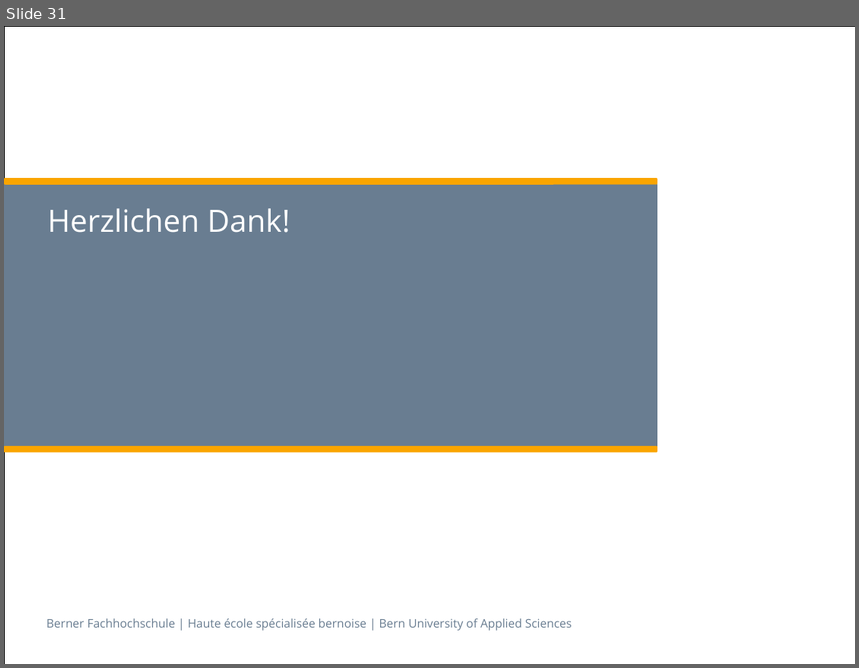
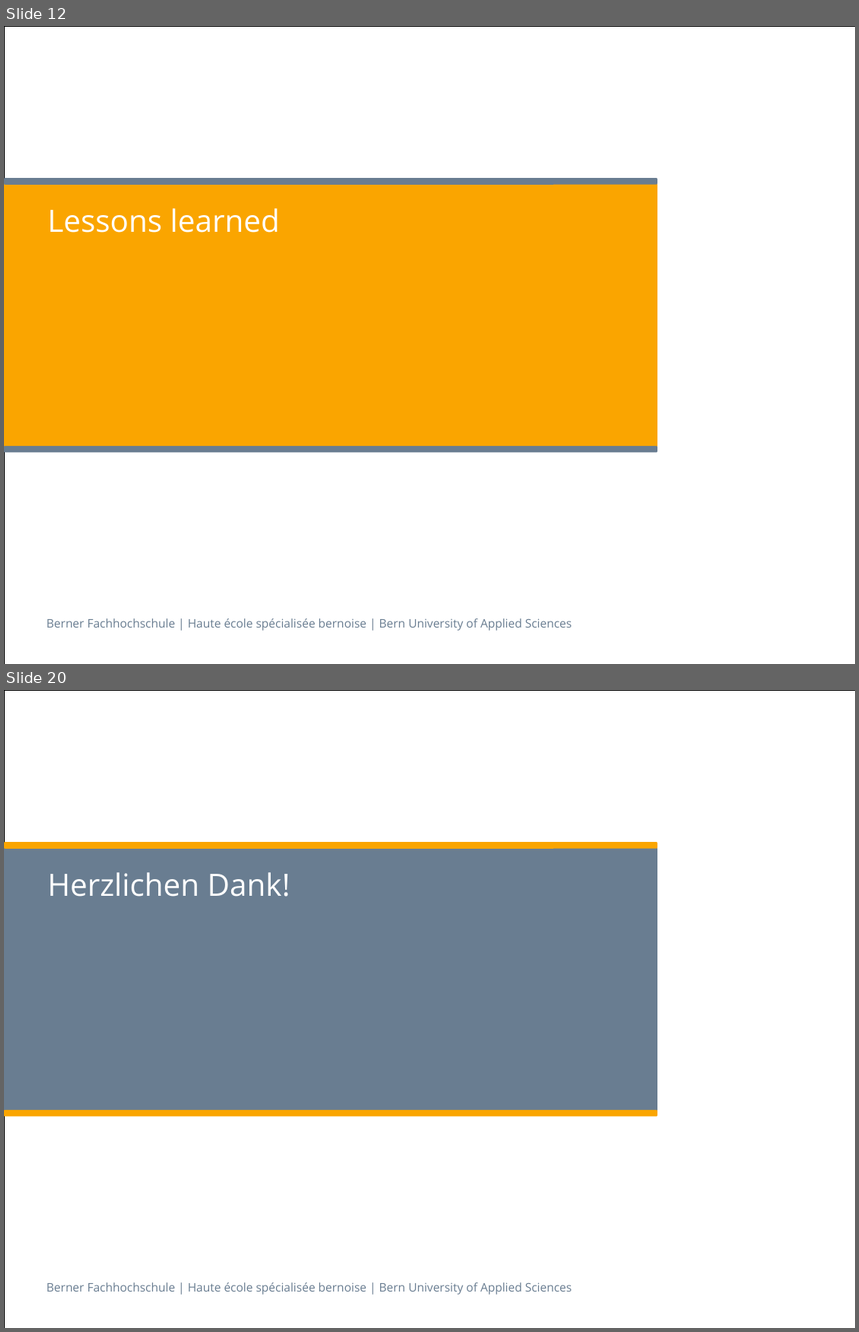
Before and after one commit to swisszeni/ch.bfh.btx8081.w2014.red, a slide deck: doc/finalPresentation/Praesentation_BFH_2013 copy.pptx. Shown one above the other, each under a label of ours: slide 31 before the commit, slides 12 and 20 after it; the slides between them are not shown. The pictures are 859x668 and 859x1332 pixels, drawn with LibreOffice and Linux fonts; fonts in the diff are those of the drawing. Boxes give left, top, right and bottom in pixels: in the first picture for what was removed or moved away, otherwise in the second. Text is boxed around its words. In the diff, an @@ line names an element or a change of style, - is before the commit and + after.

```diff
--- a/doc/finalPresentation/Praesentation_BFH_2013 copy.pptx
+++ b/doc/finalPresentation/Praesentation_BFH_2013 copy.pptx
@@ slide 12 added at (4, 26, 855, 664), background #FFFFFF; not listed: 2 template elements that a slide beside it also shows @@
@@ rounded rectangle added at (4, 181, 658, 449), fill #FAA500 @@
@@ rounded rectangle added at (4, 178, 658, 185), fill #697D91 @@
@@ title added at (47, 208, 280, 233), 26 pt, text #FFFFFF @@
+Lessons learned
@@ rounded rectangle added at (4, 446, 658, 453), fill #697D91 @@
@@ what was slide 31 is now slide 20 @@
```
Also in this commit, not shown: 2 slides changed, 15 other slides added, 27 slides removed.
